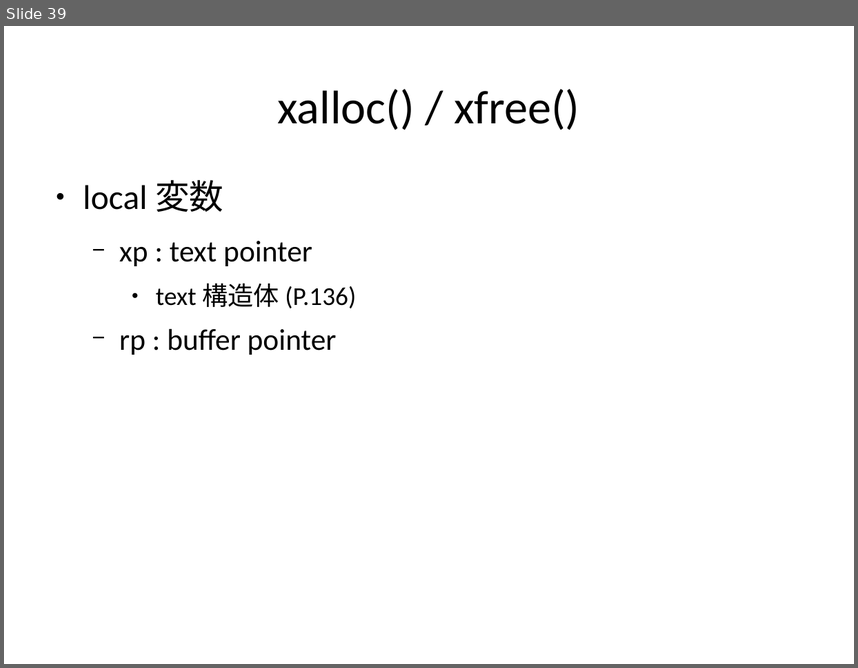
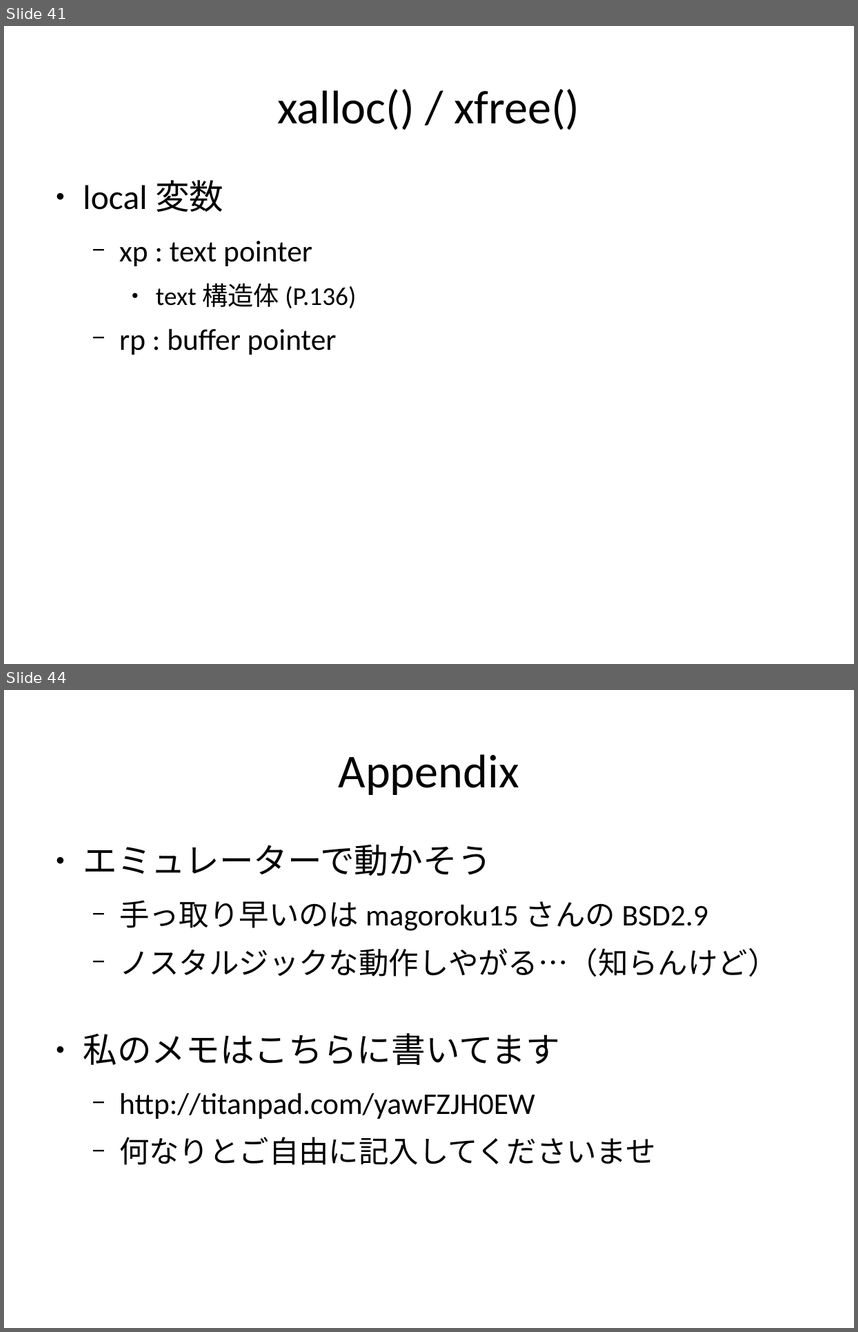
Before and after one commit to andromedroid/ame, a slide deck: doc/unix_v6/process_matome.odp. Shown one above the other, each under a label of ours: slide 39 before the commit, slides 41 and 44 after it; the slides between them are not shown. The pictures are 858x668 and 858x1332 pixels, drawn with LibreOffice and Linux fonts; fonts in the diff are those of the drawing. Boxes give left, top, right and bottom in pixels: in the first picture for what was removed or moved away, otherwise in the second. Text is boxed around its words. In the diff, an @@ line names an element or a change of style, - is before the commit and + after.

```diff
--- a/doc/unix_v6/process_matome.odp
+++ b/doc/unix_v6/process_matome.odp
@@ slide 44 added at box(4, 690, 854, 1328), background #FFFFFF @@
@@ title added at box(339, 754, 519, 795), 44 pt, text #000000 @@
+Appendix
@@ text added at box(83, 845, 777, 1165), 28 pt, text #000000 @@
+● エミュレーターで動かそう
+  − 手っ取り早いのは magoroku15 さんの BSD2.9
+  − ノスタルジックな動作しやがる…（知らんけど）
+● 私のメモはこちらに書いてます
+  − http://titanpad.com/yawFZJH0EW
+  − 何なりとご自由に記入してくださいませ
@@ what was slide 39 is now slide 41 @@
```
Also in this commit, not shown: 3 slides changed, 6 other slides added, 2 slides removed.
